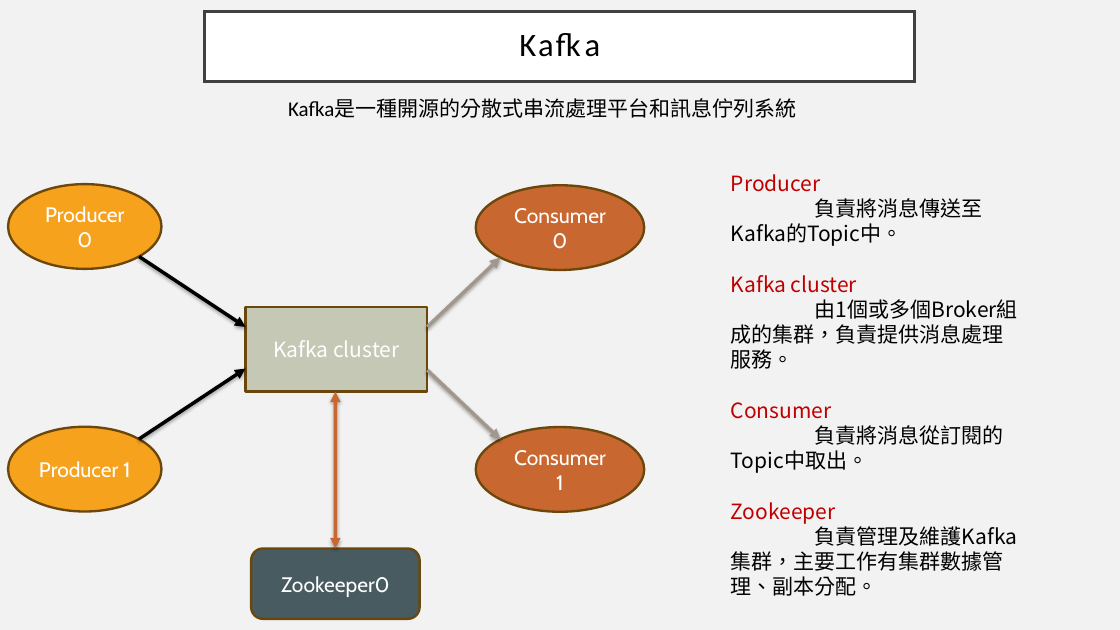
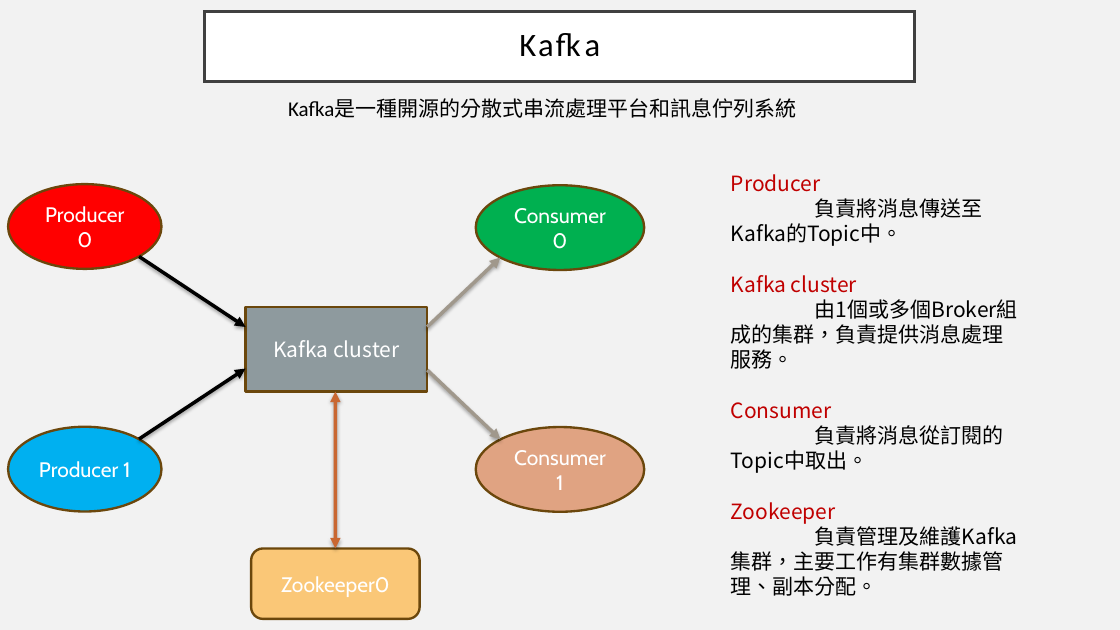
Before and after one commit to jasonfghx/lilicoco, a slide deck: slide 8 of 大學生/空氣品質與癌症之間的關聯.pptx. Drawn at 1120x630 pixels with LibreOffice and Linux fonts; fonts in the diff are those of the drawing. Boxes give left, top, right and bottom in pixels: in the first picture for what was removed or moved away, otherwise in the second. Text is boxed around its words. In the diff, an @@ line names an element or a change of style, - is before the commit and + after.

```diff
--- a/大學生/空氣品質與癌症之間的關聯.pptx
+++ b/大學生/空氣品質與癌症之間的關聯.pptx
@@ ellipse "Producer 0" at (8,184,162,269): fill #F6A21D to #FF0000 @@
@@ ellipse "Consumer 0" at (476,186,644,271): fill #C96731 to #00B050 @@
@@ rectangle "Kafka cluster" at (245,308,427,392): fill #C4C8B5 to #8E9A9E @@
@@ ellipse "Producer 1" at (8,427,162,512): fill #F6A21D to #00B0F0 @@
@@ ellipse "Consumer 1" at (476,427,644,512): fill #C96731 to #E0A382 @@
@@ rounded rectangle "Zookeeper0" at (251,549,420,619): fill #475B61 to #FAC777 @@
```
Also in this commit, not shown: 9 other slides changed, 2 slides added.
